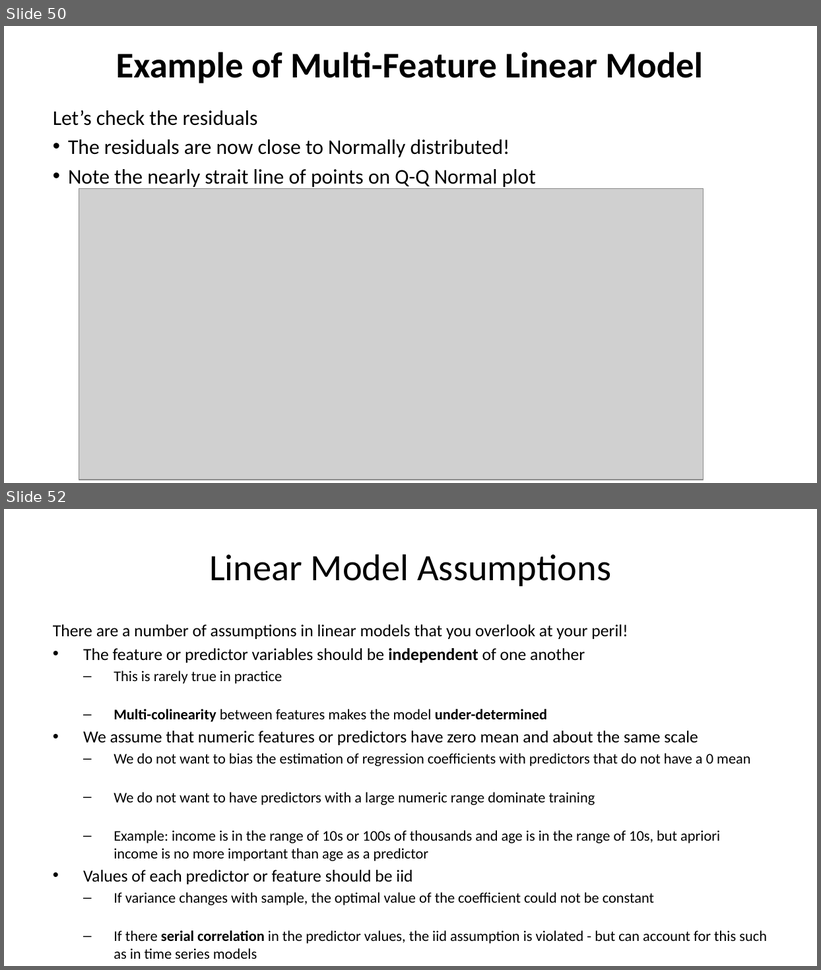
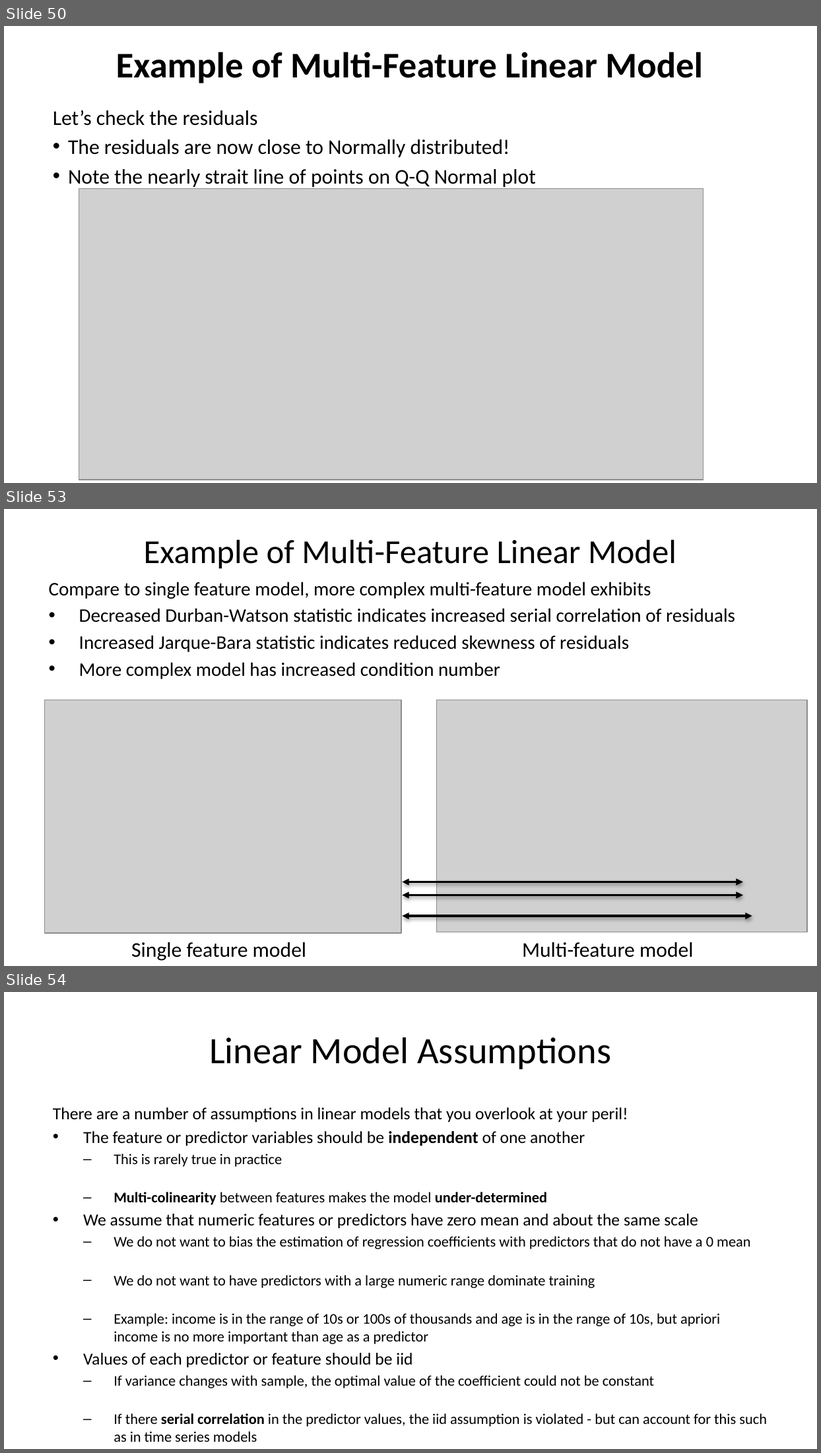
Before and after one commit to StephenElston/CSCI-E-83, a slide deck: LectureSlides/08_IntroductionToLinearModels.pptx. Shown one above the other, each under a label of ours: slides 50 and 52 before the commit, slides 50, 53 and 54 after it; the slides between them are not shown. The pictures are 821x970 and 821x1453 pixels, drawn with LibreOffice and Linux fonts; fonts in the diff are those of the drawing; grey boxes stand for pictures. Boxes give left, top, right and bottom in pixels: in the first picture for what was removed or moved away, otherwise in the second. Text is boxed around its words. In the diff, an @@ line names an element or a change of style, - is before the commit and + after.

Commit message:
Updated linear model example slides

```diff
--- a/LectureSlides/08_IntroductionToLinearModels.pptx
+++ b/LectureSlides/08_IntroductionToLinearModels.pptx
@@ slide 53 added at <box>4,509,817,966</box>, background #FFFFFF @@
@@ title added at <box>144,539,677,569</box>, 29.7 pt, text #000000 @@
+Example of Multi-Feature Linear Model
@@ text added at <box>49,582,735,679</box>, 17 pt, text #000000 @@
+Compare to single feature model, more complex multi-feature model exhibits
+• Decreased Durban-Watson statistic indicates increased serial correlation of residuals
+• Increased Jarque-Bara statistic indicates reduced skewness of residuals
+• More complex model has increased condition number
@@ picture added at <box>45,700,401,933</box> @@
@@ picture added at <box>436,700,807,933</box> @@
@@ double arrow added from (403, 882) to (743, 882), #000000 2 pt @@
@@ double arrow added from (403, 895) to (743, 895), #000000 2 pt @@
@@ double arrow added from (403, 916) to (752, 916), #000000 2 pt @@
@@ text added at <box>131,943,307,961</box>, 18.5 pt, text #000000 @@
+Single feature model
@@ text added at <box>522,943,694,958</box>, 18.5 pt, text #000000 @@
+Multi-feature model
@@ what was slide 52 is now slide 54 @@
```
Also in this commit, not shown: 4 slides changed, 2 other slides added, 1 slide removed.
